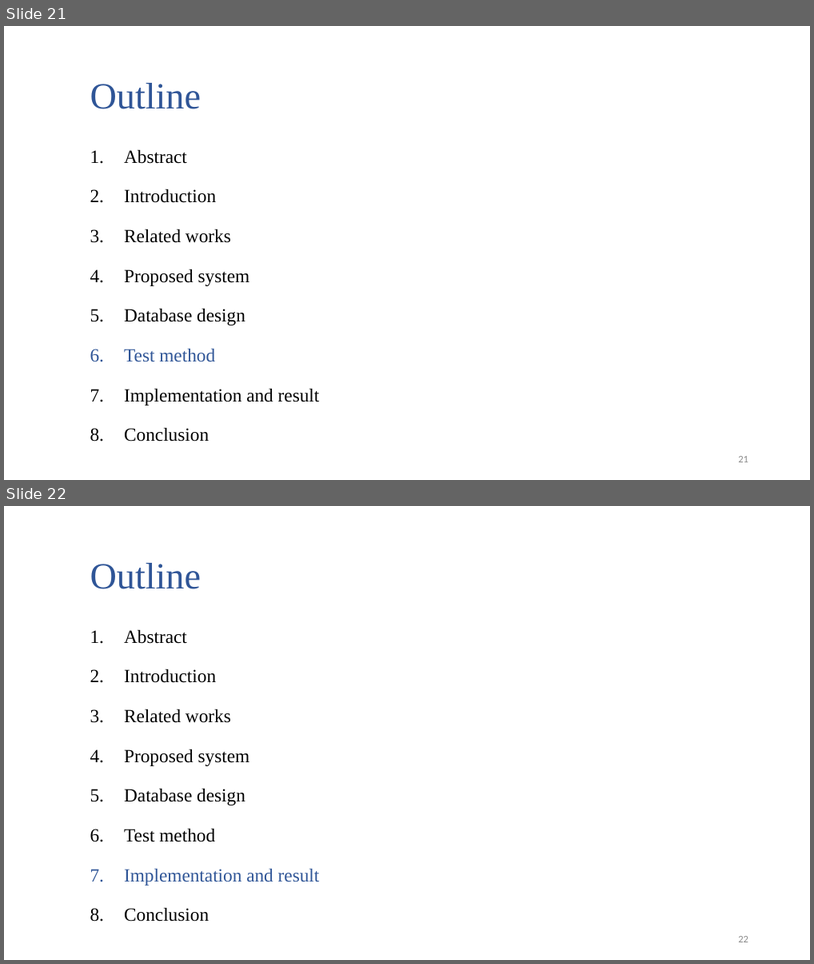
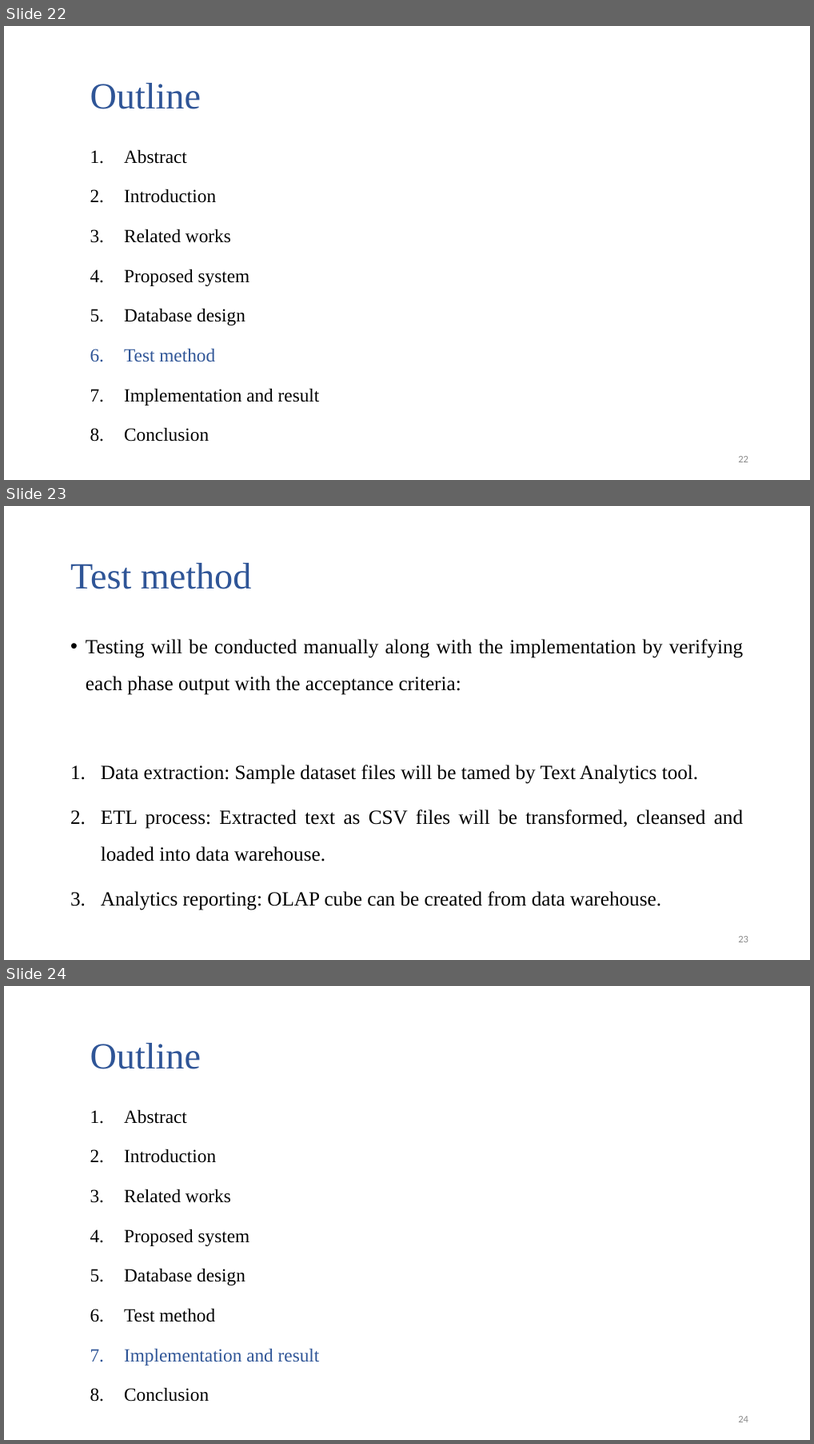
Before and after one commit to jim2832/Database-systems, a slide deck: 論文報告/A_New_Approach_to_Use_Big_Data_Tools_to_Substitute_Unstructured_Data_Warehouse.pptx. Shown one above the other, each under a label of ours: slides 21 and 22 before the commit, slides 22, 23 and 24 after it. The pictures are 814x964 and 814x1444 pixels, drawn with LibreOffice and Linux fonts; fonts in the diff are those of the drawing. Boxes give left, top, right and bottom in pixels: in the first picture for what was removed or moved away, otherwise in the second. Text is boxed around its words. In the diff, an @@ line names an element or a change of style, - is before the commit and + after.

```diff
--- a/論文報告/A_New_Approach_to_Use_Big_Data_Tools_to_Substitute_Unstructured_Data_Warehouse.pptx
+++ b/論文報告/A_New_Approach_to_Use_Big_Data_Tools_to_Substitute_Unstructured_Data_Warehouse.pptx
@@ slide 23 added at (4,506,810,960), background #FFFFFF @@
@@ title added at (70,563,251,589), 44 pt, text #2F5597 @@
+Test method
@@ text added at (86,639,743,910), 24 pt, text #000000 @@
+• Testing will be conducted manually along with the implementation by verifying each phase output with the acceptance criteria:
+1. Data extraction: Sample dataset files will be tamed by Text Analytics tool.
+2. ETL process: Extracted text as CSV files will be transformed, cleansed and loaded into data warehouse.
+3. Analytics reporting: OLAP cube can be created from data warehouse.
@@ page number added at (738,936,749,942), 12 pt, text #8C8C8C @@
+23
@@ what was slide 21 is now slide 22 @@
@@ what was slide 22 is now slide 24 @@
@@ page number at (738,1416,749,1422): text changed @@
-22
+24
```
Also in this commit, not shown: 4 slides changed, 2 other slides added, 1 other file.
